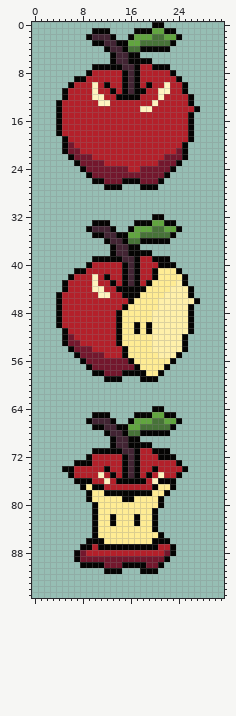
Sprite sheet, stored at Assets/Sprites/UI/Apple-sheet.png. The first picture shows the starting point.
The file is 32x96 pixels. Colours within 5 levels of each other are drawn and written as one.
After the commit:
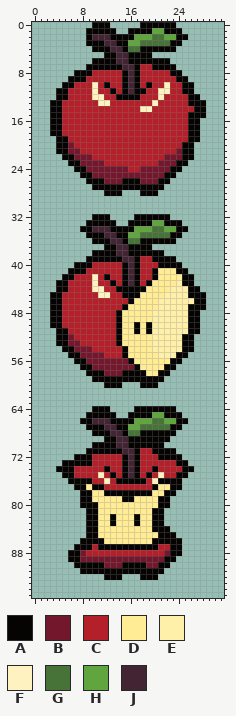
Palette (. is transparent): A #050403  B #73172d  C #b4202a  D #ffec94  E #fff0a9  F #fef3c0  G #477238  H #61a53f  J #422433
The exact change:
@@ x 0..31 @@
- 0 ....................AA..........
- 1 ..........AAA....AAAHHAA........
- 2 .........AJJJA..AHHHGGHHA.......
- 3 ..........AAJJAAHHGGGGGA........
- 4 ............AJJAGGAAAAA.........
- 5 .............AJJAA..............
- 6 .............AJJAAAA............
- 7 ..........AAAAAJJACCAAA.........
- 8 .........ACCCCCAJACCCCCA........
- 9 .......AACCCCCCAJACCCCCCA.......
-10 ......ACCCFCACCAJACACCFCCA......
-11 .....ACCCCFCCACAJAACCFFCCA......
-12 .....ACCCCFFCCAAAACCCFCCCCA.....
-13 ....ACCCCCCFFCCCCCCCFCCCCCA.....
-14 ....ACCCCCCCCCCCCCFFCCCCCCCA....
-15 ....ACCCCCCCCCCCCCCCCCCCCCA.....
-16 ....ACCCCCCCCCCCCCCCCCCCCCA.....
-17 ....ACCCCCCCCCCCCCCCCCCCCCA.....
-18 ....ACCCCCCCCCCCCCCCCCCCCCA.....
-19 .....ACCCCCCCCCCCCCCCCCCCCA.....
-20 .....ABCCCCCCCCCCCCCCCCCCA......
-21 .....ABBCCCCCCCCCCCCCCCCBA......
-22 ......ABBBCCCCCCCCCCCCBBBA......
-23 .......ABBBBCCCCCCCCCBBBA.......
-24 ........ABBBBBBBCCBBBBBA........
-25 .........ABBBBBBBBBBBBA.........
-26 ..........AABBBAAABBBA..........
-27 ............AAA...AAA...........
-28 ................................
+ 0 ..........AAA.....AAAAAA........
+ 1 .........AAAAA..AAAAHHAAA.......
+ 2 .........AJJJAAAAHHHGGHHAA......
+ 3 .........AAAJJAAHHGGGGGAA.......
+ 4 ..........AAAJJAGGAAAAAA........
+ 5 ............AAJJAAAA............
+ 6 ..........AAAAJJAAAAAAA.........
+ 7 .........AAAAAAJJACCAAAA........
+ 8 .......AAACCCCCAJACCCCCAA.......
+ 9 ......AAACCCCCCAJACCCCCCAA......
+10 .....AACCCFCACCAJACACCFCCAA.....
+11 ....AACCCCFCCACAJAACCFFCCAA.....
+12 ....AACCCCFFCCAAAACCCFCCCCAA....
+13 ...AACCCCCCFFCCCCCCCFCCCCCAAA...
+14 ...AACCCCCCCCCCCCCFFCCCCCCCAA...
+15 ...AACCCCCCCCCCCCCCCCCCCCCAAA...
+16 ...AACCCCCCCCCCCCCCCCCCCCCAA....
+17 ...AACCCCCCCCCCCCCCCCCCCCCAA....
+18 ...AACCCCCCCCCCCCCCCCCCCCCAA....
+19 ....AACCCCCCCCCCCCCCCCCCCCAA....
+20 ....AABCCCCCCCCCCCCCCCCCCAA.....
+21 ....AABBCCCCCCCCCCCCCCCCBAA.....
+22 .....AABBBCCCCCCCCCCCCBBBAA.....
+23 ......AABBBBCCCCCCCCCBBBAA......
+24 .......AABBBBBBBCCBBBBBAA.......
+25 ........AABBBBBBBBBBBBAA........
+26 .........AAABBBAAABBBAA.........
+27 ..........AAAAAAAAAAAA..........
+28 ............AAA...AAA...........
 29 ................................
@@ x 0..31 @@
 31 ................................
-32 ....................AA..........
-33 ..........AAA....AAAHHAA........
-34 .........AJJJA..AHHHGGHHA.......
-35 ..........AAJJAAHHGGGGGA........
-36 ............AJJAGGAAAAA.........
-37 .............AJJAA..............
-38 .............AJJAAAA............
-39 ..........AAAAAJJACCAAA.........
-40 .........ACCCCCAJACCCAAA........
-41 .......AACCCCCCAJACCADDDA.......
-42 ......ACCCFCACCAJACCADDDDA......
-43 .....ACCCCFCCACAJACADDDDEA......
-44 .....ACCCCFFCCAAAAADDDDEEEA.....
-45 ....ACCCCCCFFCCAAADDDDEEEEA.....
-46 ....ACCCCCCCCCCCADDDDEEEEEEA....
-47 ....ACCCCCCCCCCADDDDDEEEEEA.....
-48 ....ACCCCCCCCCADDDDDEEEEEEA.....
-49 ....ACCCCCCCCCADDDDDEEEEEEA.....
-50 ....ACCCCCCCCCADDADAEEEEEEA.....
-51 .....ACCCCCCCCADDADAEEEEEEA.....
-52 .....ABCCCCCCCADDDDDEEEEEA......
-53 .....ABBCCCCCCADDDDDEEEEEA......
-54 ......ABBBCCCCCADDDDEEEEEA......
-55 .......ABBBBCCCADDDDDEEEA.......
-56 ........ABBBBBBBADDDDDDA........
-57 .........ABBBBBBBADDDDA.........
-58 ..........AABBBAAAADDA..........
-59 ............AAA...AAA...........
-60 ................................
+32 ..........AAA....AAAAAA.........
+33 .........AAAAA..AAAAHHAAA.......
+34 ........AAJJJAAAAHHHGGHHAA......
+35 .........AAAJJAAHHGGGGGAA.......
+36 ..........AAAJJAGGAAAAAA........
+37 ............AAJJAAAA............
+38 ..........AAAAJJAAAAAA..........
+39 .........AAAAAAJJACCAAAA........
+40 .......AAACCCCCAJACCCAAAA.......
+41 ......AAACCCCCCAJACCADDDAA......
+42 .....AACCCFCACCAJACCADDDDAA.....
+43 ....AACCCCFCCACAJACADDDDEAA.....
+44 ....AACCCCFFCCAAAAADDDDEEEAA....
+45 ...AACCCCCCFFCCAAADDDDEEEEAAA...
+46 ...AACCCCCCCCCCCADDDDEEEEEEAA...
+47 ...AACCCCCCCCCCADDDDDEEEEEAAA...
+48 ...AACCCCCCCCCADDDDDEEEEEEAA....
+49 ...AACCCCCCCCCADDDDDEEEEEEAA....
+50 ...AACCCCCCCCCADDADAEEEEEEAA....
+51 ....AACCCCCCCCADDADAEEEEEEAA....
+52 ....AABCCCCCCCADDDDDEEEEEAA.....
+53 ....AABBCCCCCCADDDDDEEEEEAA.....
+54 .....AABBBCCCCCADDDDEEEEEAA.....
+55 ......AABBBBCCCADDDDDEEEAA......
+56 .......AABBBBBBBADDDDDDAA.......
+57 ........AABBBBBBBADDDDAA........
+58 .........AAABBBAAAADDAA.........
+59 ..........AAAAAAAAAAAA..........
+60 ............AAA...AAA...........
 61 ................................
@@ x 0..31 @@
 63 ................................
-64 ....................AA..........
-65 ..........AAA....AAAHHAA........
-66 .........AJJJA..AHHHGGHHA.......
-67 ..........AAJJAAHHGGGGGA........
-68 ............AJJAGGAAAAA.........
-69 .............AJJAA..............
-70 .............AJJAAAA............
-71 ..........AAAAAJJACCAAA.........
-72 .........ACCCCCAJACCCAAA........
-73 .......AAACCCCCAJACCCCCCA.......
-74 .....AACCCCCACCAJACCACCCCA......
-75 ......ACCCCFCACAJACACFCCA.......
-76 .......AAACCFCAAAAACFAAA........
-77 ........ADAACCCCCCCCADDA........
-78 .........ADDAAAAAAAADDA.........
-79 .........ADDDDDAADDDDA..........
-80 ..........ADDDDDDDDDDA..........
-81 ..........ADDDDDDDDDA...........
-82 ..........ADDADDDADDA...........
-83 ..........ADDADDDADDA...........
-84 ..........ADDDDDDDDDA...........
-85 ..........ADDDDDDDDDDA..........
-86 .........AAADDDDDDDDAAA.........
-87 ........AACAAAAAAAAAACCA........
-88 .......ABCCCCCCCCCCCCCBA........
-89 .......ABBBBBBBBBBBBBBA.........
-90 ........AAAABBBAAAABBA..........
-91 ............AAA...AAA...........
-92 ................................
+64 ..........AAA....AAAAAAA........
+65 .........AAAAA..AAAAHHAAA.......
+66 ........AAJJJAAAAHHHGGHHAA......
+67 .........AAAJJAAHHGGGGGAA.......
+68 ..........AAAJJAGGAAAAAA........
+69 ............AAJJAAAAAAA.........
+70 ..........AAAAJJAAAAAA..........
+71 .........AAAAAAJJACCAAAA........
+72 .......AAACCCCCAJACCCAAAA.......
+73 .....AAAAACCCCCAJACCCCCCAA......
+74 ....AAACCCCCACCAJACCACCCCAA.....
+75 .....AACCCCFCACAJACACFCCAA......
+76 ......AAAACCFCAAAAACFAAAA.......
+77 .......AADAACCCCCCCCADDAA.......
+78 ........AADDAAAAAAAADDAA........
+79 ........AADDDDDAADDDDAA.........
+80 ........AAADDDDDDDDDDAA.........
+81 .........AADDDDDDDDDAA..........
+82 .........AADDADDDADDAA..........
+83 .........AADDADDDADDAA..........
+84 .........AADDDDDDDDDAAA.........
+85 .........AADDDDDDDDDDAAA........
+86 ........AAAADDDDDDDDAAAAA.......
+87 .......AAACAAAAAAAAAACCAA.......
+88 ......AABCCCCCCCCCCCCCBAA.......
+89 ......AABBBBBBBBBBBBBBAA........
+90 .......AAAAABBBAAAABBAA.........
+91 ........AAAAAAAAAAAAAA..........
+92 ............AAA...AAA...........
 93 ................................
